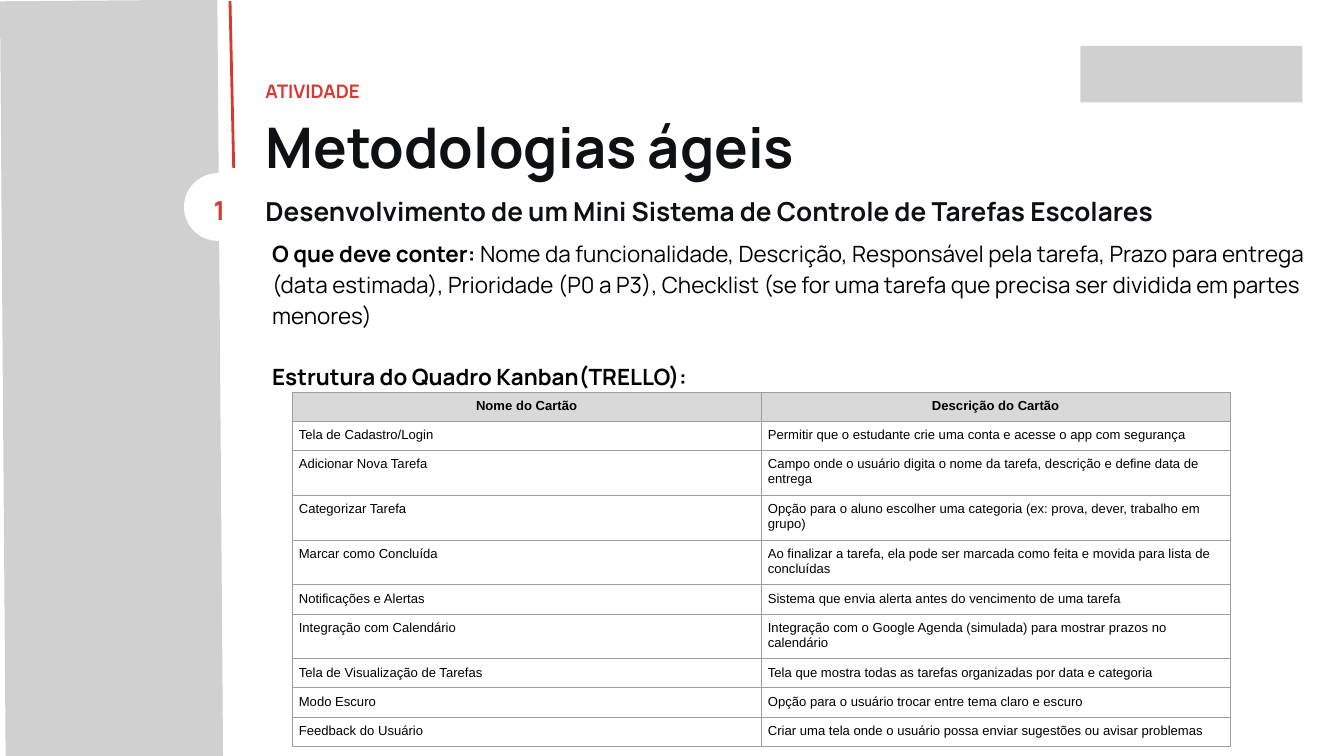
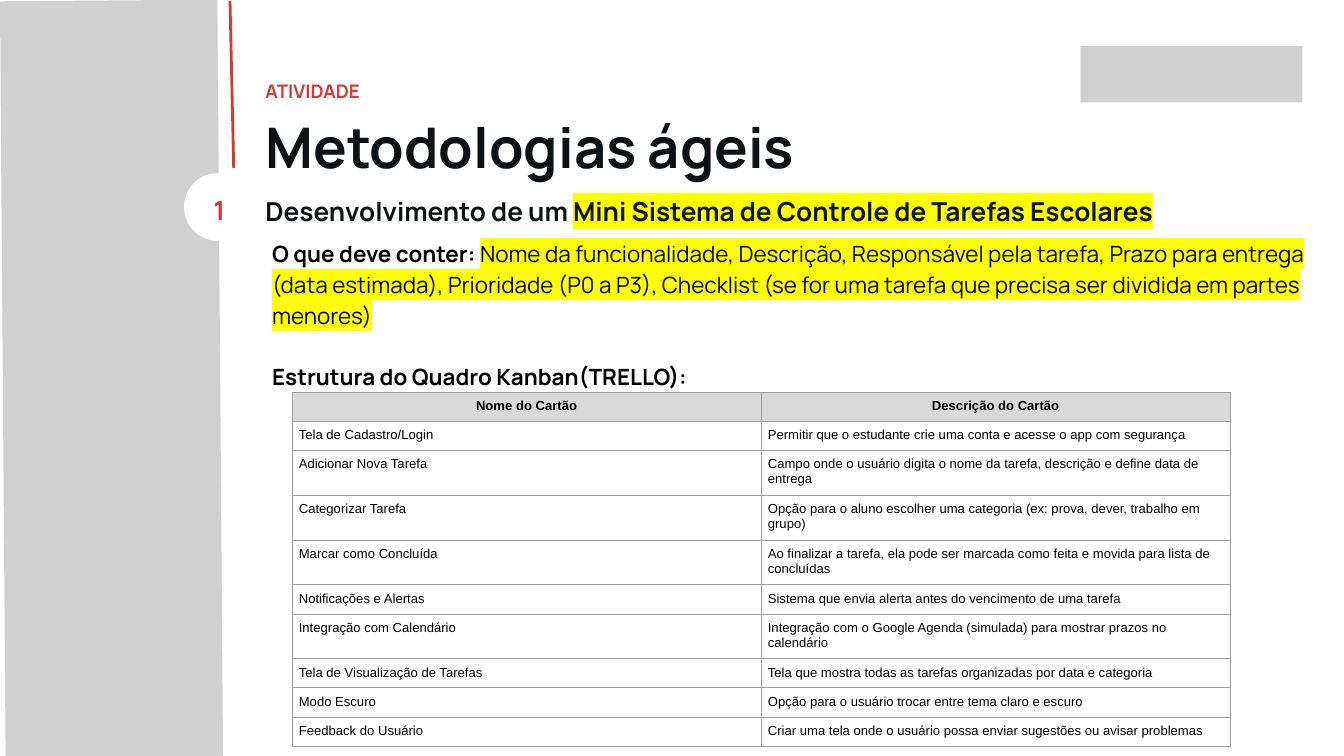
Before and after one commit to monica-manfrinato/SENAI, a slide deck: slide 15 of LEVANTAMENTO_DE_REQUISITOS/materiais_aula/AULA 8 - METODOLOGIAS ÁGEIS.pptx. Drawn at 1344x756 pixels with LibreOffice and Linux fonts; fonts in the diff are those of the drawing; grey boxes stand for pictures; background and template pictures are left out. Boxes give left, top, right and bottom in pixels: in the first picture for what was removed or moved away, otherwise in the second. Text is boxed around its words. In the diff, an @@ line names an element or a change of style, - is before the commit and + after.

Commit message:
material grifado
o material está com suas partes mais importantes grifadas

```diff
--- a/LEVANTAMENTO_DE_REQUISITOS/materiais_aula/AULA 8 - METODOLOGIAS ÁGEIS.pptx
+++ b/LEVANTAMENTO_DE_REQUISITOS/materiais_aula/AULA 8 - METODOLOGIAS ÁGEIS.pptx
@@ text "Desenvolvimento de um Mini Sistema ..." at <box>265,201,1153,222</box>: highlight none to #FFFF00 in "Mini Sistema de Controle de Tarefas Escolares" @@
@@ text at <box>272,244,1304,328</box>: highlight none to #FFFF00 in "Nome da funcionalidade, Descrição, Responsável pela tarefa, ..." @@
```
